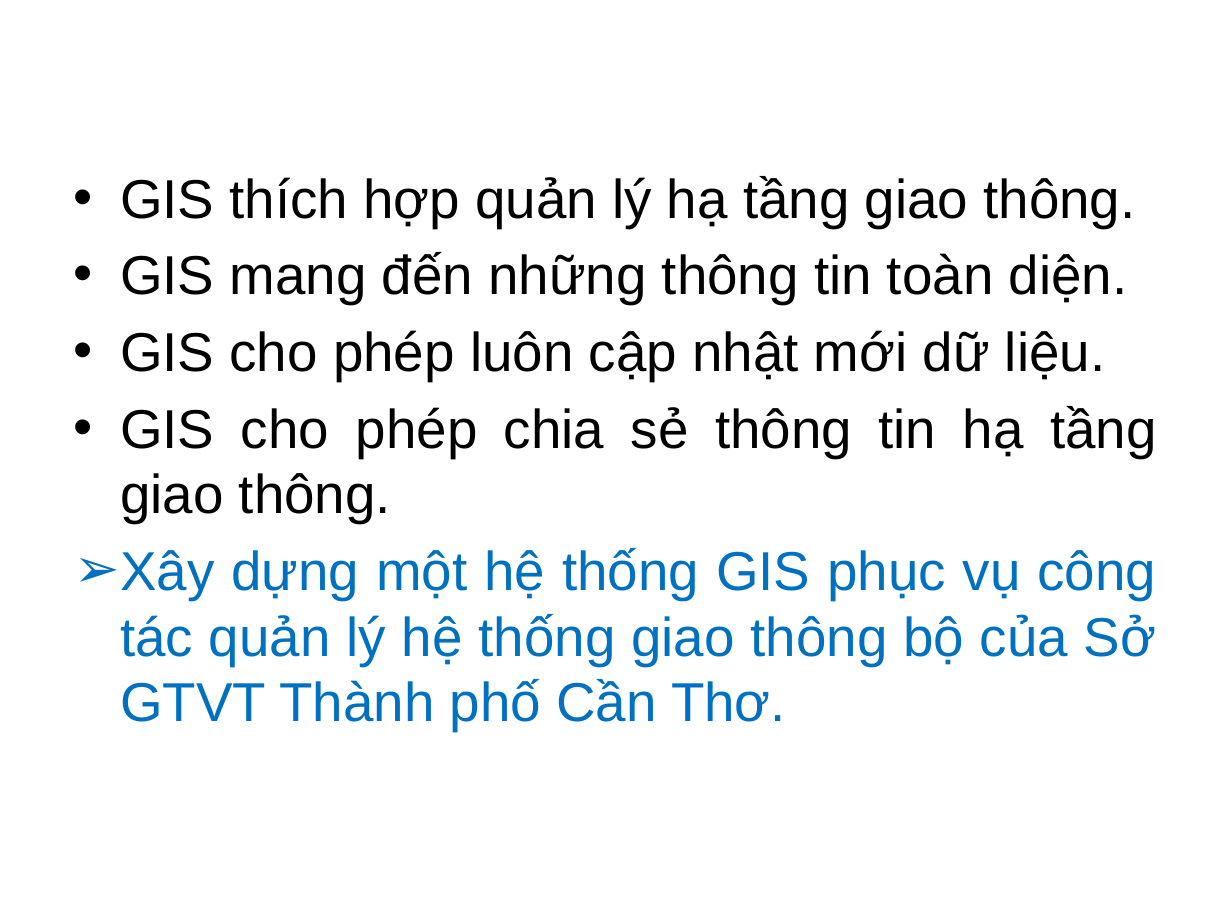
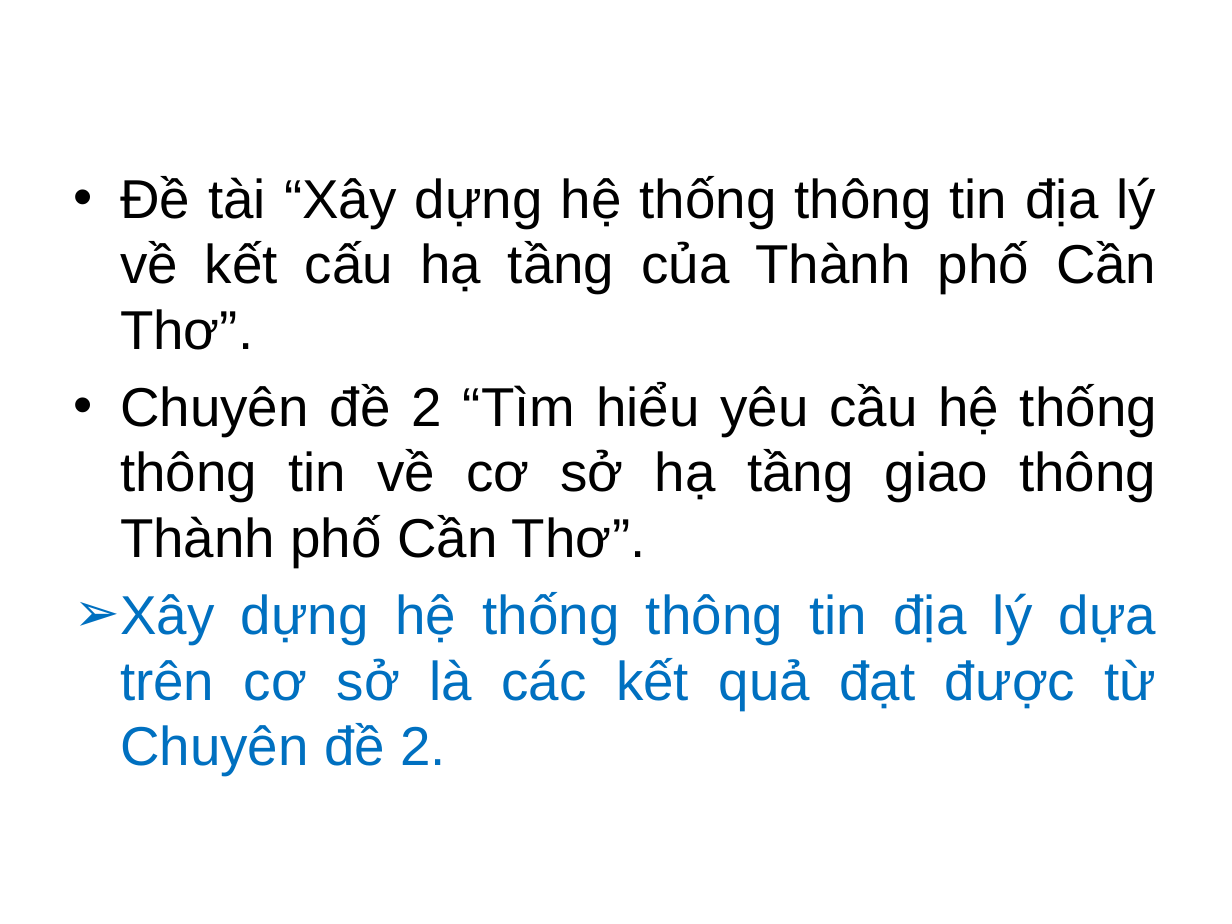
Before and after one commit to hdnha11/lvtn-giaothongct, a slide deck: slide 3 of Reports/Presentation.pptx (slide 4 before the commit). Drawn at 1232x924 pixels with LibreOffice and Linux fonts; fonts in the diff are those of the drawing; background and template pictures are left out. Boxes give left, top, right and bottom in pixels: in the first picture for what was removed or moved away, otherwise in the second. Text is boxed around its words. In the diff, an @@ line names an element or a change of style, - is before the commit and + after.

```diff
--- a/Reports/Presentation.pptx
+++ b/Reports/Presentation.pptx
@@ text at [120,176,1157,775]: text changed @@
-• GIS thích hợp quản lý hạ tầng giao thông.
-• GIS mang đến những thông tin toàn diện.
-• GIS cho phép luôn cập nhật mới dữ liệu.
-• GIS cho phép chia sẻ thông tin hạ tầng giao thông.
-➢ Xây dựng một hệ thống GIS phục vụ công tác quản lý hệ thống giao thông bộ của Sở GTVT Thành phố Cần Thơ.
+• Đề tài “Xây dựng hệ thống thông tin địa lý về kết cấu hạ tầng của Thành phố Cần Thơ”.
+• Chuyên đề 2 “Tìm hiểu yêu cầu hệ thống thông tin về cơ sở hạ tầng giao thông Thành phố Cần Thơ”.
+➢ Xây dựng hệ thống thông tin địa lý dựa trên cơ sở là các kết quả đạt được từ Chuyên đề 2.
```
Also in this commit, not shown: 4 other slides changed, 3 slides added, 2 slides removed, 1 other file.
